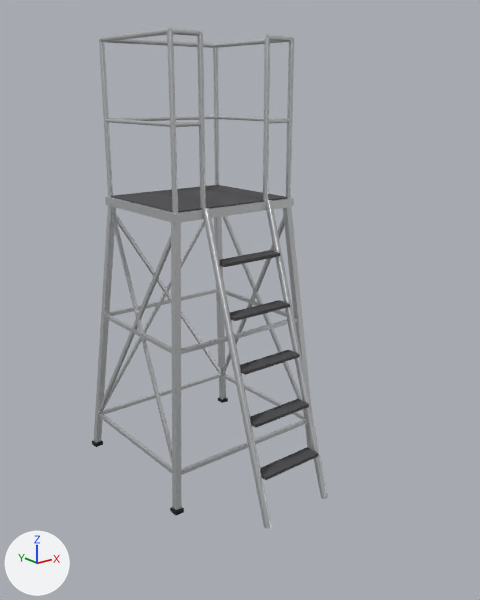
What one commit did to the glTF model apps/desktop/src/view3d/assets/pit/podium-tower-6ft.glb.
Camera for both pictures: a camera (50 mm lens) standing at (-2.49, -3.54, 2.48) and looking at (-0.01, -0.44, 1.24). Lighting does not change. The marker at lower left points along +X, +Y and +Z. The first picture is the older version. Where no turn or scale is listed for an object, it has been applied to the vertices. Vertices at exactly the same position are counted once.

The first picture shows 'aluminum', 'rubber', 'tread'.
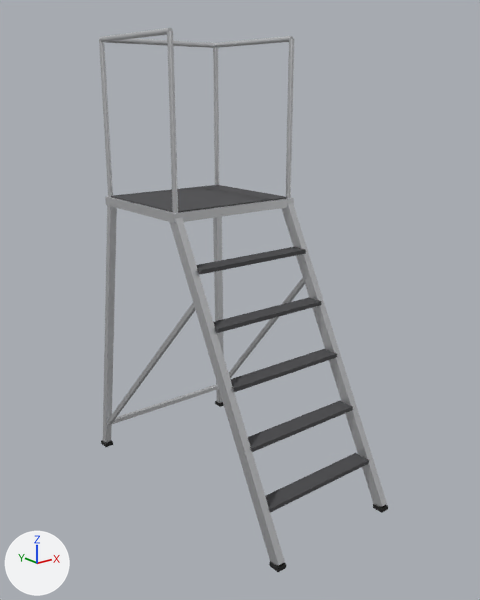
Changed parts and their boxes (x1, y1, x2, y2) in the pictures (480 x 600 px; the box of a moved part takes in the faces that stretch with it):
'aluminum', reshaped (23% wider, 7% taller)
    before: (94, 28, 328, 528)
    after: (99, 28, 387, 565)
'tread', reshaped (24% wider, 11% taller)
    before: (111, 185, 319, 480)
    after: (111, 185, 369, 513)
'rubber', reshaped
    before: (92, 398, 228, 516)
    after: (101, 401, 388, 572)
part 1 of me_aluminum, moved or reshaped
    before: (94, 206, 116, 443)
    after: (103, 205, 117, 443)
part 2 of me_aluminum, moved or reshaped
    before: (105, 314, 172, 354)
    after: (170, 218, 285, 565)
part 3 of me_aluminum, moved or reshaped
    before: (111, 213, 172, 462)
    after: (107, 303, 195, 425)
part 4 of me_aluminum, moved or reshaped
    before: (214, 217, 226, 400)
    after: (213, 217, 224, 403)
part 5 of me_aluminum, moved or reshaped
    before: (181, 317, 298, 354)
    after: (281, 203, 387, 506)
part 6 of me_aluminum, moved or reshaped (mostly hidden)
    before: (223, 216, 304, 413)
    after: (229, 278, 305, 378)
part 7 of me_aluminum, added
    after: (108, 384, 219, 426)
part 8 of me_aluminum, deleted
    before: (99, 115, 328, 528)
part 9 of me_aluminum, deleted
    before: (170, 28, 293, 209)
part 10 of me_rubber, moved or reshaped
    before: (170, 507, 184, 516)
    after: (101, 440, 113, 447)
part 11 of me_rubber, moved or reshaped
    before: (92, 440, 103, 447)
    after: (269, 561, 286, 572)
part 12 of me_rubber, moved or reshaped
    before: (218, 398, 228, 403)
    after: (373, 504, 388, 513)
part 13 of me_tread, moved or reshaped
    before: (260, 447, 319, 480)
    after: (265, 453, 369, 513)
part 14 of me_tread, moved or reshaped
    before: (250, 399, 309, 428)
    after: (248, 401, 353, 452)
part 15 of me_tread, moved or reshaped
    before: (240, 350, 300, 375)
    after: (230, 349, 337, 392)
part 16 of me_tread, moved or reshaped
    before: (230, 300, 290, 321)
    after: (213, 297, 321, 333)
part 17 of me_tread, moved or reshaped
    before: (219, 250, 280, 267)
    after: (196, 247, 306, 274)

Edits to the bpy script that builds the scene:
```text
Change me_aluminum:
    remove me_aluminum.from_pydata(...)  # 404 vertices, 732 faces; spans x -0.6..0.6, y -1.01..0.55, z -0.01..2.79
    add me_aluminum.from_pydata(...)  # 160 vertices, 292 faces; spans x -0.54..0.54, y -1.32..0.51, z 0.01..2.79
    me_aluminum part 1: the loose piece of 8 vertices spanning x -0.6..-0.41, y 0.36..0.55, z 0.02..1.77 is multiplied about its middle by the matrix ((0.999, 0.003, -0.032), (-0.002, 1.0, 0.024), (0.032, -0.024, 0.999)), then moved by (0.03, -0.02, 0.0)
    me_aluminum part 2: the loose piece of 8 vertices spanning x -0.51..-0.48, y -0.44..0.44, z 0.99..1.02 is turned 62.5 degrees about the x axis through its middle and scaled by 2.23, then moved by (0.07, -0.83, -0.1)
    me_aluminum part 3: the loose piece of 8 vertices spanning x -0.57..-0.42, y -0.52..0.39, z 0.24..1.73 is multiplied about its middle by the matrix ((-0.901, 0.203, 0.013), (-0.202, -0.886, -0.168), (-0.024, -0.167, 0.908)), then moved by (0.03, -0.01, -0.21)
    me_aluminum part 4: the loose piece of 8 vertices spanning x 0.41..0.6, y 0.36..0.55, z 0.02..1.77 is multiplied about its middle by the matrix ((0.999, -0.003, 0.032), (0.002, 1.0, 0.024), (-0.032, -0.024, 0.999)), then moved by (-0.03, -0.02, 0.0)
    me_aluminum part 5: the loose piece of 8 vertices spanning x -0.49..0.49, y -0.46..-0.43, z 0.99..1.02 is multiplied about its middle by the matrix ((0.0, 2.0, 0.0), (-0.925, 0.0, -1.773), (-1.773, 0.0, 0.925)), then moved by (0.43, -0.39, -0.1)
    me_aluminum part 6: the loose piece of 8 vertices spanning x 0.42..0.57, y -0.52..0.39, z 0.24..1.73 is multiplied about its middle by the matrix ((-0.901, -0.203, -0.013), (0.202, -0.886, -0.168), (0.024, -0.167, 0.908)), then moved by (-0.03, -0.01, -0.21)
    me_aluminum part 7: a new loose piece, a box spanning x -0.522..0.522, y 0.451..0.481, z 0.165..0.195, in mat_aluminum (light grey #dfe1e3)
    me_aluminum part 8: 15 loose pieces with 200 vertices, spanning x -0.6..0.6, y -1.01..0.52, z -0.01..2.32, are deleted
    me_aluminum part 9: 52 vertices removed from x -0.43..0.43, y -0.4..-0.37, z 1.82..2.79
Change me_rubber:
    remove me_rubber.from_pydata(...)  # 32 vertices, 48 faces; spans x -0.609..0.609, y -0.558..0.558, z 0.0..0.025
    add me_rubber.from_pydata(...)  # 32 vertices, 48 faces; spans x -0.552..0.552, y -1.326..0.521, z 0.0..0.025
    me_rubber part 10: the loose piece of 8 vertices spanning x -0.609..-0.549, y -0.558..-0.498, z 0.0..0.025 is scaled about its middle by (1, 1.17, 1), then moved by (0.057, 1.014, 0.0)
    me_rubber part 11: the loose piece of 8 vertices spanning x -0.609..-0.549, y 0.498..0.558, z 0.0..0.025 is scaled about its middle by (1, 1.17, 1), then moved by (0.151, -1.819, 0.0)
    me_rubber part 12: the loose piece of 8 vertices spanning x 0.549..0.609, y 0.498..0.558, z 0.0..0.025 is scaled about its middle by (1, 1.17, 1), then moved by (-0.151, -1.819, 0.0)
    other edits to the shape of me_rubber do not show in these pictures
Change me_tread:
    remove me_tread.from_pydata(...)  # 48 vertices, 72 faces; spans x -0.44..0.44, y -0.94..0.39, z 0.28..1.83
    add me_tread.from_pydata(...)  # 48 vertices, 72 faces; spans x -0.44..0.44, y -1.19..0.39, z 0.28..1.83
    me_tread part 13: the loose piece of 8 vertices spanning x -0.22..0.22, y -0.94..-0.84, z 0.28..0.3 is scaled about its middle by (1.87, 1.1, 1.25), then moved by (0.0, -0.24, 0.0)
    me_tread part 14: the loose piece of 8 vertices spanning x -0.22..0.22, y -0.85..-0.75, z 0.59..0.61 is scaled about its middle by (1.87, 1.1, 1.25), then moved by (0.0, -0.19, 0.0)
    me_tread part 15: the loose piece of 8 vertices spanning x -0.22..0.22, y -0.75..-0.65, z 0.89..0.91 is scaled about its middle by (1.87, 1.1, 1.25), then moved by (0.0, -0.13, 0.0)
    me_tread part 16: the loose piece of 8 vertices spanning x -0.22..0.22, y -0.65..-0.55, z 1.2..1.22 is scaled about its middle by (1.87, 1.1, 1.25), then moved by (0.0, -0.08, 0.0)
    me_tread part 17: the loose piece of 8 vertices spanning x -0.22..0.22, y -0.55..-0.45, z 1.5..1.52 is scaled about its middle by (1.87, 1.1, 1.25), then moved by (0.0, -0.02, 0.0)
```
